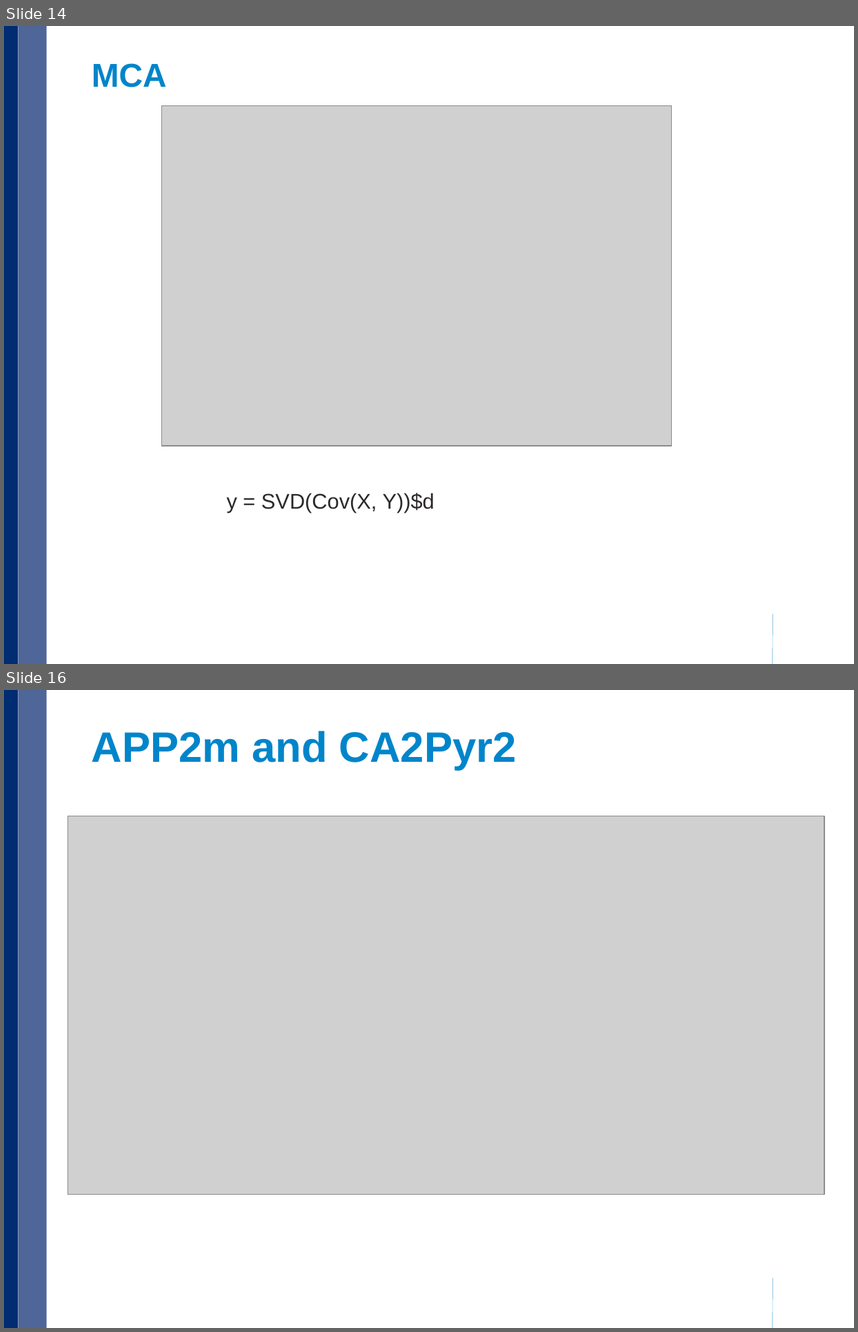
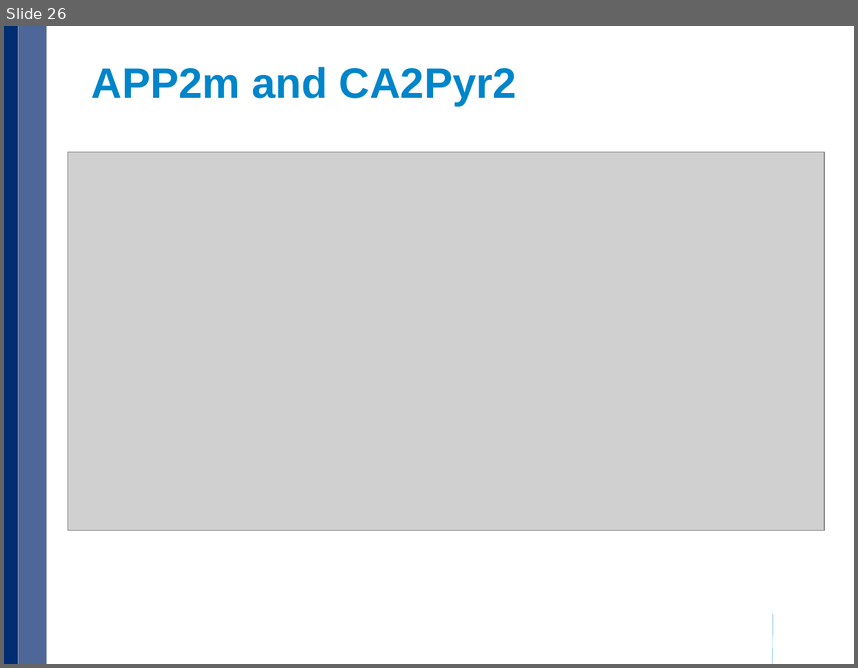
Before and after one commit to xulong82/pmca, a slide deck: pmca_current.pptx. Shown one above the other, each under a label of ours: slides 14 and 16 before the commit, slide 26 after it; the slides between them are not shown. The pictures are 858x1332 and 858x668 pixels, drawn with LibreOffice and Linux fonts; fonts in the diff are those of the drawing; grey boxes stand for pictures; background and template pictures are left out. Boxes give left, top, right and bottom in pixels: in the first picture for what was removed or moved away, otherwise in the second. Text is boxed around its words. In the diff, an @@ line names an element or a change of style, - is before the commit and + after.

```diff
--- a/pmca_current.pptx
+++ b/pmca_current.pptx
@@ slide 14 removed at (x1=4, y1=26, x2=854, y2=664), background #FFFFFF; not listed: 3 template elements that a slide beside it also shows @@
@@ title removed at (x1=92, y1=63, x2=167, y2=87) @@
-MCA
@@ picture removed at (x1=161, y1=106, x2=671, y2=446) @@
@@ text removed at (x1=227, y1=492, x2=435, y2=512) @@
-y = SVD(Cov(X, Y))$d
@@ what was slide 16 is now slide 26 @@
```
Also in this commit, not shown: 2 slides changed, 23 slides added, 12 other slides removed, 24 other files.
